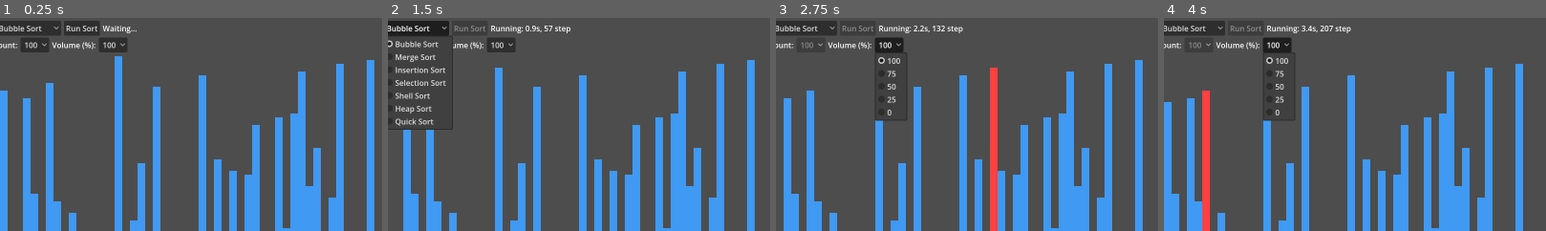
Above: before the commit, frames 1-4 (left to right).
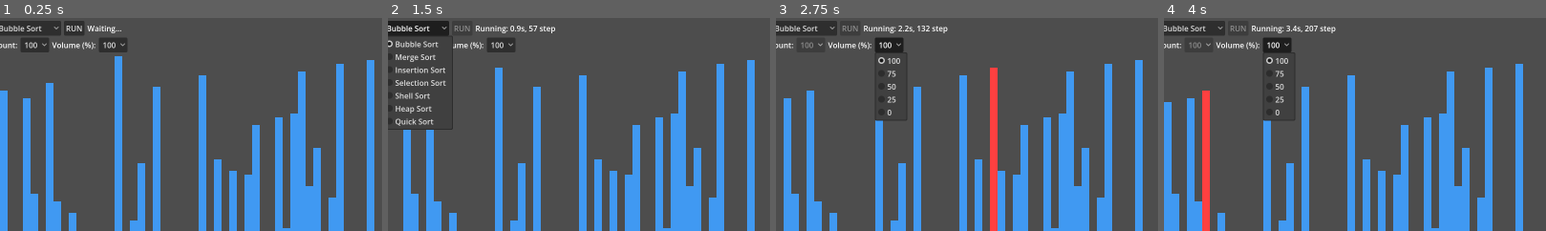
Above: after the commit, the same moments.

Repository: jiro4989/sort_visualizer
Game: Godot game, scene res://src/main.tscn
The game is run twice, just before and just after one commit, with the same random seed, the same clock (stepped at 60 frames per second) and the same inputs.
Inputs:
- Up to frame 1 (0.25 s): no input
- Up to frame 2 (1.5 s): click "Run Sort" (after the commit: "RUN") at 0.5 s; click "Bubble Sort" at 1.25 s
- Up to frame 3 (2.75 s): click "100" at 2 s
- Up to frame 4 (4 s): click "Bubble Sort" at 2.75 s; click "100" at 3.5 s
The pictures show only the part of the screen within x 5-55%, y 0-50%; the shares and areas given below are measured in that part.

The runs differ from the first frame. In frame 1, 0.5% of the frame differs, in the area x 18-36%, y 1-9%; in frame 2, 0.5%; in frame 3, 0.5%; in frame 4, 0.6%, in the area x 18-49%, y 3-8%.

Commit message:
feat: Sort ボタンのテキストを変更

Diff:
--- a/src/main.tscn
+++ b/src/main.tscn
@@ -47,7 +47,8 @@
 
 [node name="RunSortButton" type="Button" parent="MarginContainer/VBoxContainer/HBoxContainer" unique_id=160608520]
 layout_mode = 2
-text = "Run Sort"
+tooltip_text = "Run sorting."
+text = "RUN"
 
 [node name="StatusLabel" type="Label" parent="MarginContainer/VBoxContainer/HBoxContainer" unique_id=1022156937]
 layout_mode = 2
